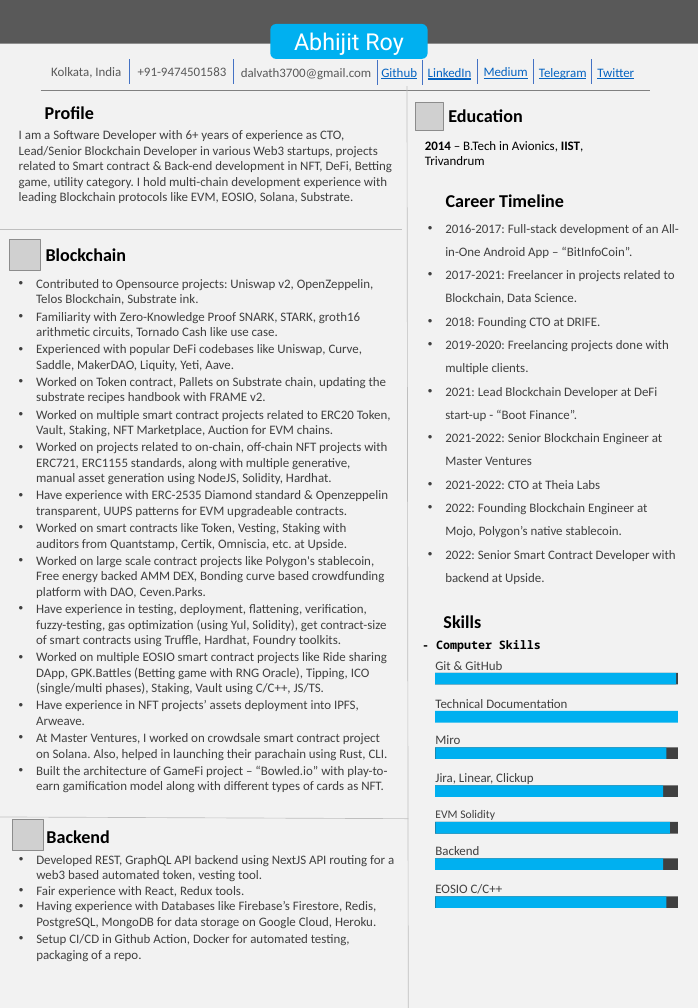
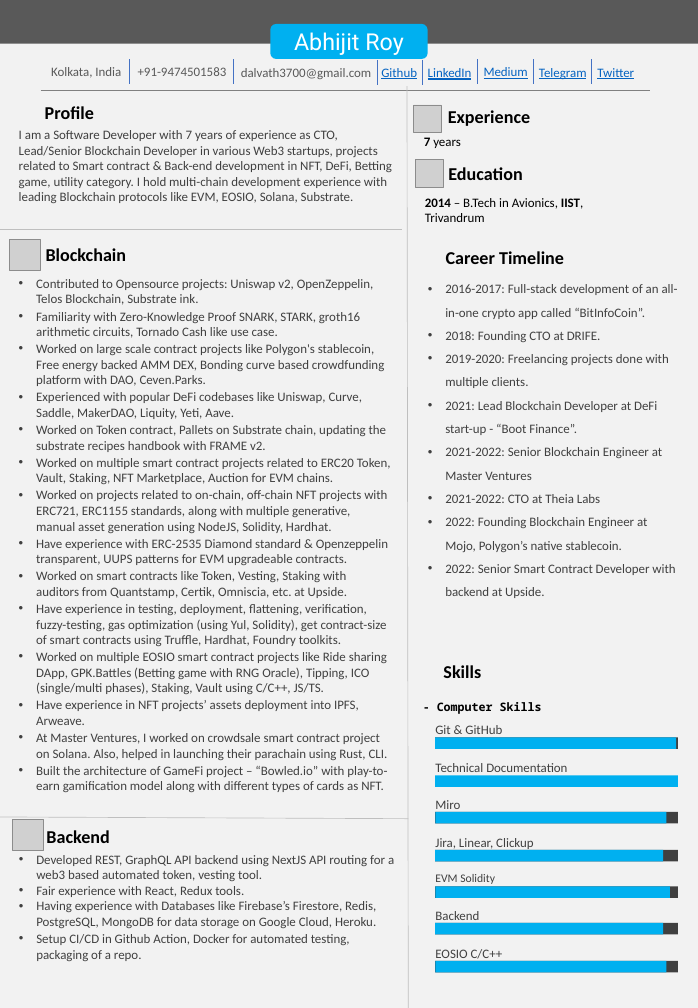
Before and after one commit to abhi3700/my_resume, a slide deck: slide 1 of my_resume.pptx. Drawn at 698x1008 pixels with LibreOffice and Linux fonts; fonts in the diff are those of the drawing; grey boxes stand for pictures; background and template pictures are left out. Boxes give left, top, right and bottom in pixels: in the first picture for what was removed or moved away, otherwise in the second. Text is boxed around its words. In the diff, an @@ line names an element or a change of style, - is before the commit and + after.

```diff
--- a/my_resume.pptx
+++ b/my_resume.pptx
@@ picture added at [414,105,441,132] @@
@@ text added at [448,110,530,126], 14 pt, text #000000, bold @@
+Experience
@@ text at [19,130,392,203]: text changed @@
-I am a Software Developer with 6+ years of experience as CTO, Lead/Senior Blockchain Developer in various Web3 startups, projects related to Smart contract & Back-end development in NFT, DeFi, Betting game, utility category. I hold multi-chain development experience with leading Blockchain protocols like EVM, EOSIO, Solana, Substrate.
+I am a Software Developer with 7 years of experience as CTO, Lead/Senior Blockchain Developer in various Web3 startups, projects related to Smart contract & Back-end development in NFT, DeFi, Betting game, utility category. I hold multi-chain development experience with leading Blockchain protocols like EVM, EOSIO, Solana, Substrate.
@@ text added at [424,137,461,148], 10 pt, text #000000 @@
+7 years
@@ text "Education": place and size @@
-text "Education" at [448,109,522,122]
+text "Education" at [448,167,522,180]
@@ text "2016-2017: Full-stack development of an ...": place and size @@
-text "2016-2017: Full-stack development of an ..." at [445,224,679,584]
+text "2016-2017: Full-stack development of an ..." at [445,284,678,598]
@@ text at [445,284,678,319]: text changed @@
-• 2016-2017: Full-stack development of an All-in-One Android App – “BitInfoCoin”.
-• 2017-2021: Freelancer in projects related to Blockchain, Data Science.
+• 2016-2017: Full-stack development of an all-in-one crypto app called “BitInfoCoin”.
@@ text at [36,344,384,386]: paragraph added @@
+• Worked on large scale contract projects like Polygon's stablecoin, Free energy backed AMM DEX, Bonding curve based crowdfunding platform with DAO, Ceven.Parks.
@@ text at [36,556,384,598]: paragraph removed @@
-• Worked on large scale contract projects like Polygon's stablecoin, Free energy backed AMM DEX, Bonding curve based crowdfunding platform with DAO, Ceven.Parks.
@@ text "Skills": place and size @@
-text "Skills" at [443,615,481,628]
+text "Skills" at [443,665,481,678]
@@ 3 texts, 1 picture: place and size @@
-3 texts, 1 picture at [416,102,583,652]
+3 texts, 1 picture at [416,160,583,714]
@@ 13 rectangles, 7 texts: place and size @@
-13 rectangles, 7 texts at [435,661,678,907]
+13 rectangles, 7 texts at [435,725,678,973]
```
Also in this commit, not shown: 1 other slide changed, 1 other file.
